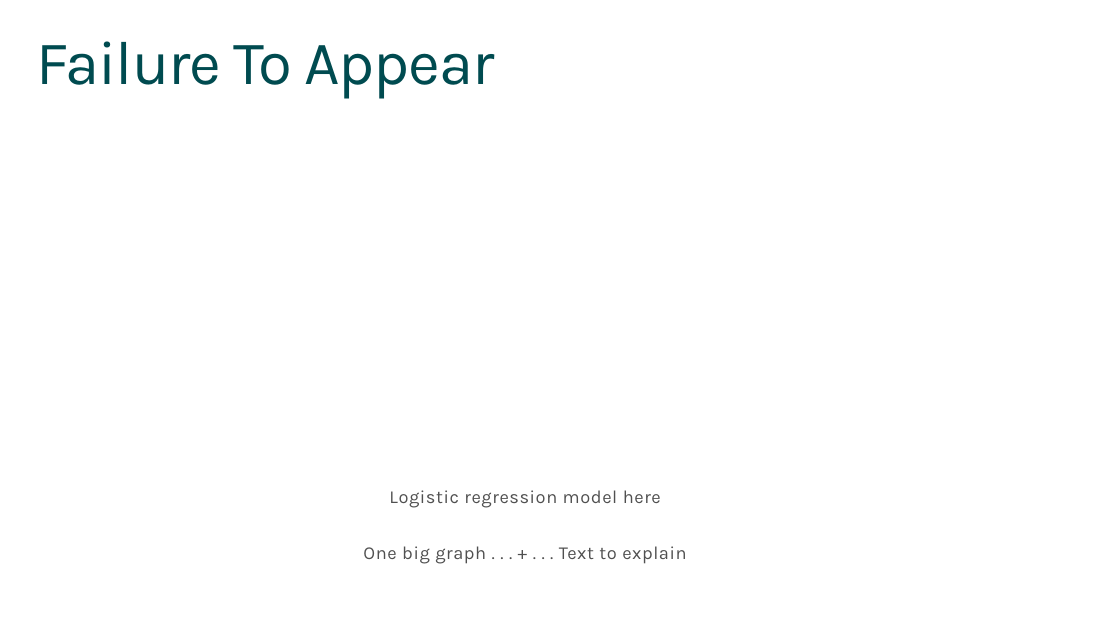
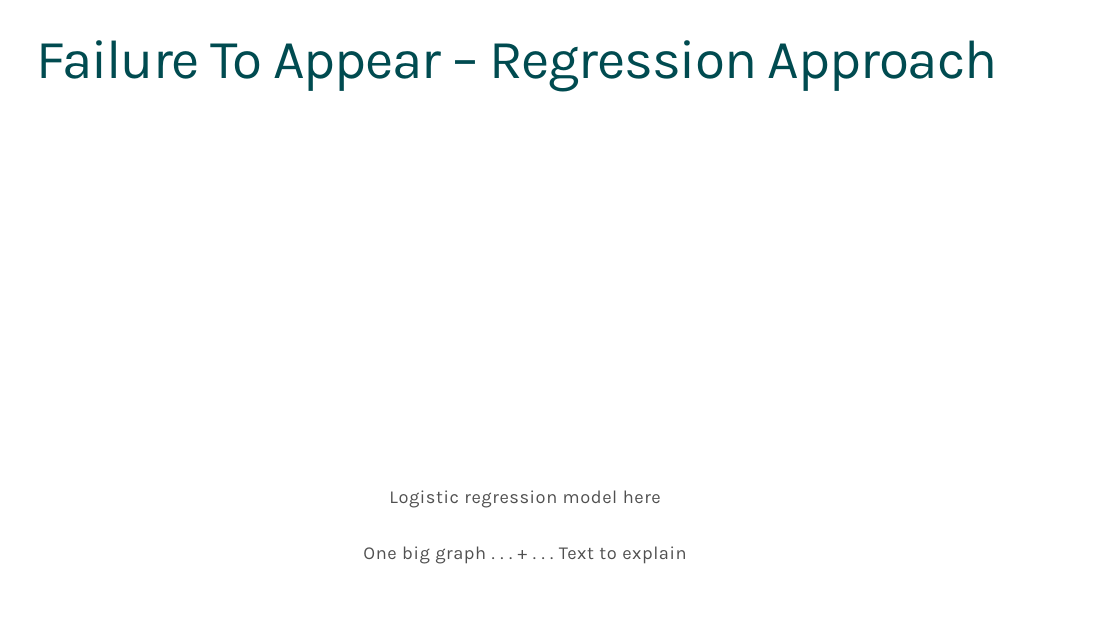
Before and after one commit to sourabh080892/capstone_KCL, a slide deck: slide 8 of code/Final Presentation v1.pptx. Drawn at 1120x630 pixels with LibreOffice and Linux fonts; fonts in the diff are those of the drawing. Boxes give left, top, right and bottom in pixels: in the first picture for what was removed or moved away, otherwise in the second. Text is boxed around its words. In the diff, an @@ line names an element or a change of style, - is before the commit and + after.

```diff
--- a/code/Final Presentation v1.pptx
+++ b/code/Final Presentation v1.pptx
@@ text at [36,40,997,92]: text changed; size 54 to 48 pt @@
-Failure To Appear
+Failure To Appear – Regression Approach
```
Also in this commit, not shown: 8 other slides changed, 2 slides added, 2 slides removed.
